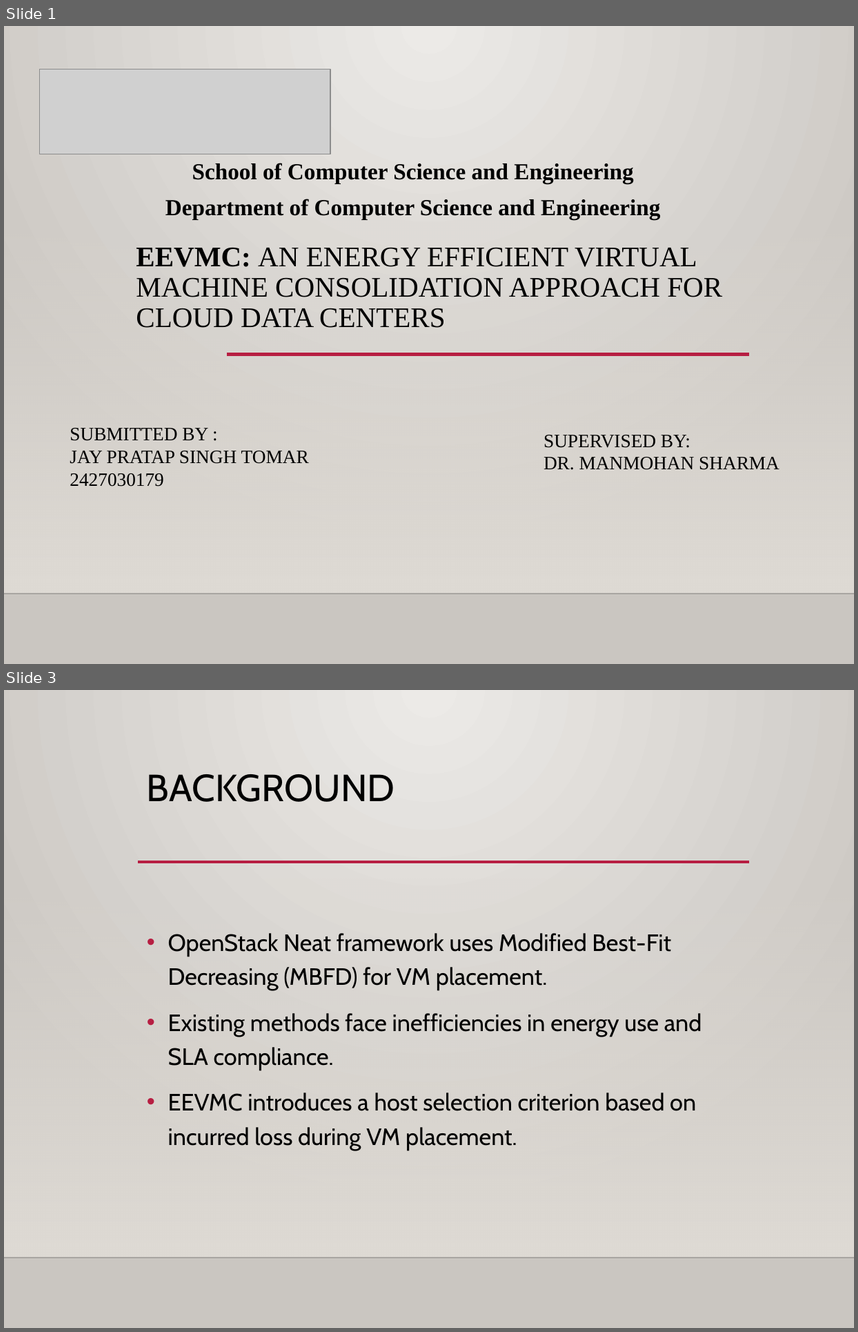
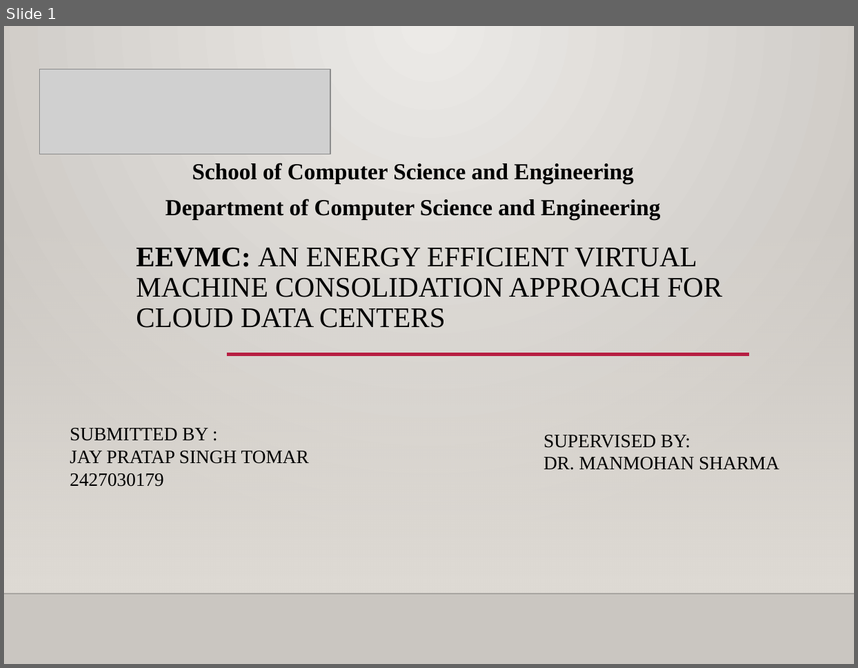
Before and after one commit to jaytomar19/Pbl_Jay-Pratap-Singh-Tomar, a slide deck: PBL PPT.pptx. Shown one above the other, each under a label of ours: slides 1 and 3 before the commit, slide 1 after it; the slides between them are not shown. The pictures are 858x1332 and 858x668 pixels, drawn with LibreOffice and Linux fonts; fonts in the diff are those of the drawing; grey boxes stand for pictures; background and template pictures are left out. Boxes give left, top, right and bottom in pixels: in the first picture for what was removed or moved away, otherwise in the second. Text is boxed around its words. In the diff, an @@ line names an element or a change of style, - is before the commit and + after.

```diff
--- a/PBL PPT.pptx
+++ b/PBL PPT.pptx
@@ slide 3 removed at [4,690,854,1328], background gradient #ECEAE7 to #CAC7C1; not listed: 2 template elements that a slide beside it also shows @@
@@ title removed at [147,774,395,802] @@
-BACKGROUND
@@ line removed from (139, 862) to (749, 862) @@
@@ text removed at [168,933,702,1150] @@
-• OpenStack Neat framework uses Modified Best-Fit Decreasing (MBFD) for VM placement.
-• Existing methods face inefficiencies in energy use and SLA compliance.
-• EEVMC introduces a host selection criterion based on incurred loss during VM placement.
```
Also in this commit, not shown: 8 slides changed, 7 slides added, 1 other slide removed.
